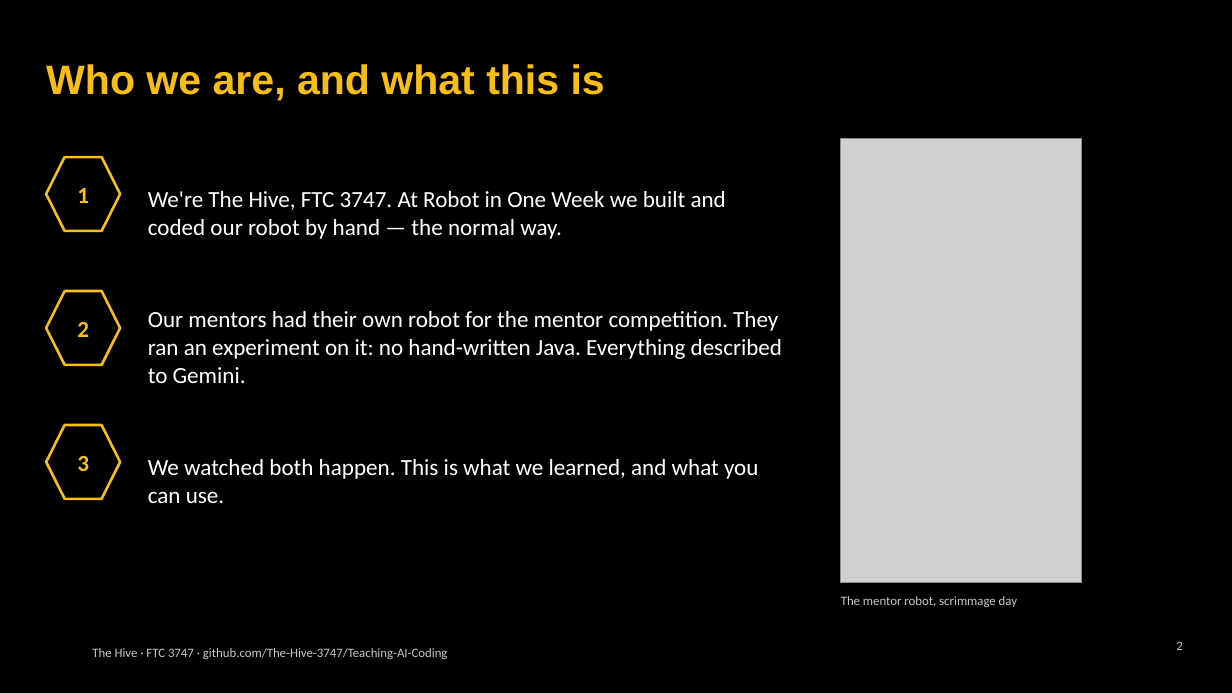
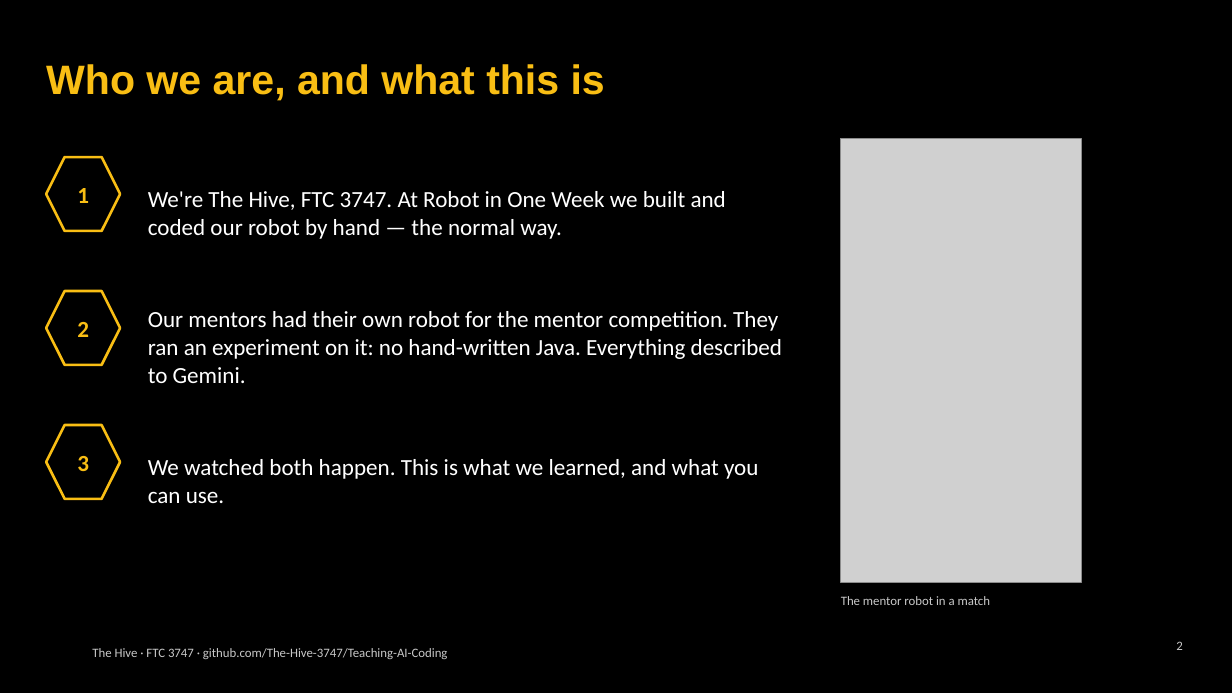
Before and after one commit to The-Hive-3747/Teaching-AI-Coding, a slide deck: slide 2 of slides/kickoff.pptx. Drawn at 1232x693 pixels with LibreOffice and Linux fonts; fonts in the diff are those of the drawing; grey boxes stand for pictures; background and template pictures are left out. Boxes give left, top, right and bottom in pixels: in the first picture for what was removed or moved away, otherwise in the second. Text is boxed around its words. In the diff, an @@ line names an element or a change of style, - is before the commit and + after.

```diff
--- a/slides/kickoff.pptx
+++ b/slides/kickoff.pptx
@@ text at (841,596,991,605): text changed @@
-The mentor robot, scrimmage day
+The mentor robot in a match
```
Also in this commit, not shown: 4 other slides changed, 14 other files.
